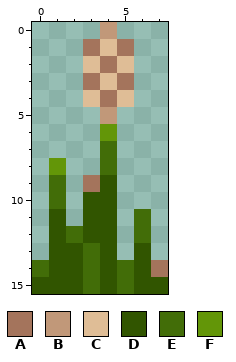
Two versions of one pixel-art sprite, Textures/Items/Miracle Plants/Sea Oats/MiracleTallSeaOats.png. That is the earlier state.
The file is 16x32 pixels, drawn in blocks of 2x2; one block is one cell here.
Palette (. is transparent): A #a4745c  B #c19879  C #dfbd96  D #315500  E #426d08  F #639608
Pixels before, first column x 0:
 0 ....B...
 1 ...ACA..
 2 ...CAC..
 3 ...ACA..
 4 ...CAC..
 5 ....B...
 6 ....F...
 7 ....E...
 8 .F..E...
 9 .E.AD...
10 .E.DD...
11 .D.DD.E.
12 .DEDD.E.
13 .DDED.D.
14 EDDEDEDA
15 DDDEDEDD
Now the later version:
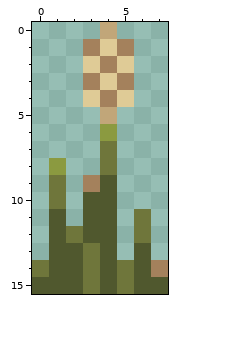
Diff:
{"colour":"A","old":"#a4745c","new":"#a4815c"}
{"colour":"B","old":"#c19879","new":"#c1a679"}
{"colour":"C","old":"#dfbd96","new":"#dfcb96"}
{"colour":"D","old":"#315500","new":"#50582e"}
{"colour":"E","old":"#426d08","new":"#6f763b"}
{"colour":"F","old":"#639608","new":"#8b9a40"}
{"label":"changed","picture_box":[32,22,168,294]}
